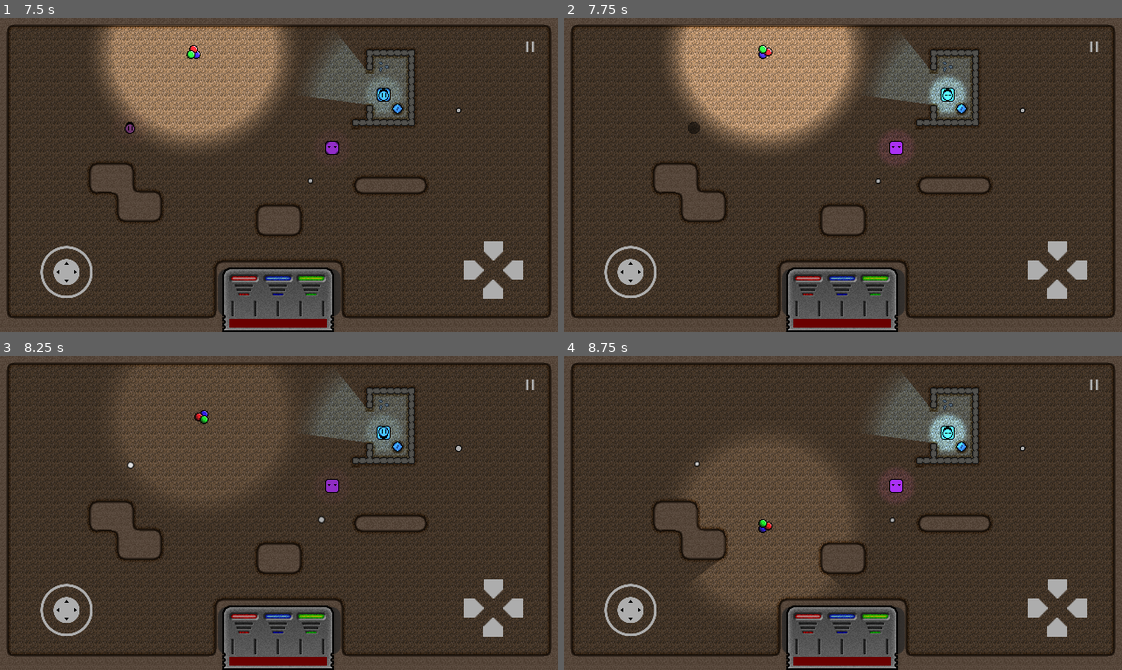
Above: before the commit, frames 1-4 (two rows, left to right).
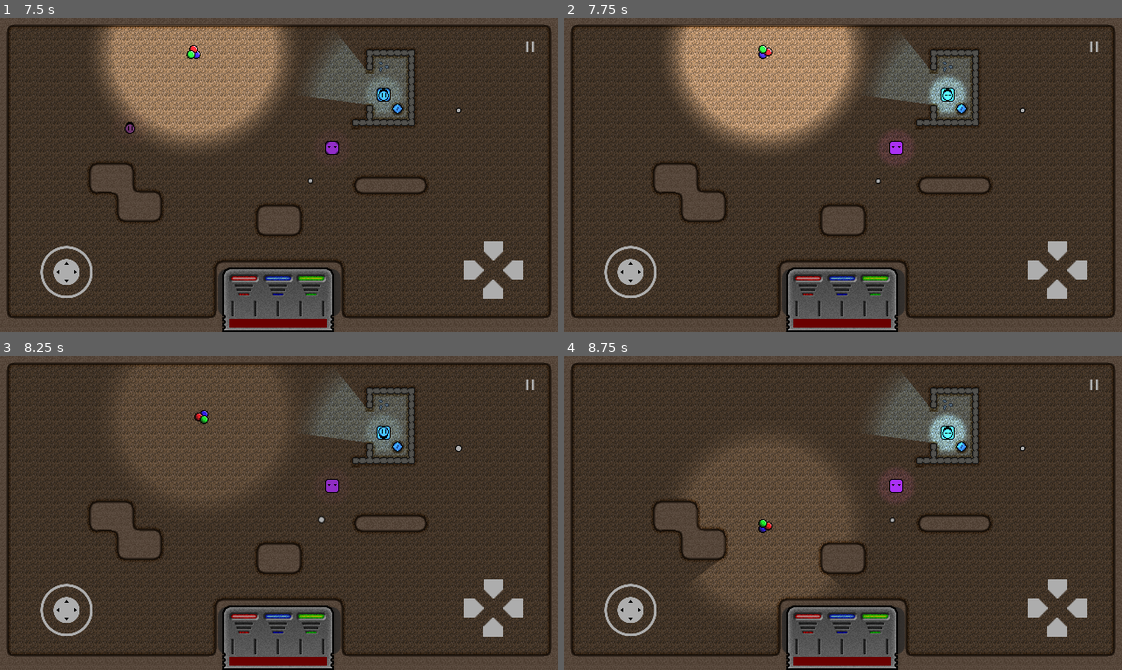
Above: after the commit, the same moments.

Repository: Degenerate-Games/shadows-below
Game: Godot game, scene res://scenes/levels/sprite_Test.tscn
Same seed, same stepped clock (60 frames per second), same inputs: the game is played once before the commit and once after it. This scene is started directly instead of the project's main scene.
Inputs (mouse positions are in pixels of both pictures, inside the frame that each line leads up to):
- Up to frame 1 (7.5 s): move the mouse to (251, 237) at 0.52 s; hold W (move_up) 0.53-1.25 s; tap one key every 1.5 s from 0.6 s: B (bake) K (mixing_ui_clear) J (mixing_ui_red) I (mixing_ui_blue) L (mixing_ui_green); click (251, 237) at 0.67 s; drag from (446, 222) to (189, 96) at 1.27 s; move the mouse to (111, 127) at 2.02 s; hold A (move_left) 2.03-2.75 s; drag from (306, 175) to (128, 127) at 2.77 s; move the mouse to (195, 96) at 3.52 s; hold S (move_down) 3.53-4.25 s; drag from (401, 159) to (251, 175) at 4.27 s; move the mouse to (167, 190) at 5.02 s; hold W (move_up) 5.03-5.75 s; click (167, 190) at 5.17 s; drag from (334, 105) to (167, 190) at 5.77 s; move the mouse to (251, 237) at 6.52 s; hold D (move_right) 6.53-7.25 s; drag from (446, 222) to (306, 181) at 7.27 s
- Up to frame 2 (7.75 s): no input
- Up to frame 3 (8.25 s): move the mouse to (111, 465) at 8.02 s; hold S (move_down) from 8.03 s (still down); tap B (bake) at 8.1 s
- Up to frame 4 (8.75 s): keep holding S (move_down)

Frame 1 is identical in both runs. In frame 2, less than 0.1% of the frame differs, in the area x 22-25%, y 33-37%; in frame 3, less than 0.1%; in frame 4, less than 0.1%.

Commit message:
Separate enemy health from color fixes #1

Diff:
--- a/scripts/enemies/enemy.gd
+++ b/scripts/enemies/enemy.gd
@@ -3,6 +3,7 @@
 @export var max_speed: int = 100
 @export var acceleration: int = 500
 @export_range(0, 8) var total_power: int = 8
+var power_remaining: int
 var target: Node2D
 var red: ColorValue
 var green: ColorValue
@@ -25,7 +26,7 @@
 	aura_pulse_timer = $AuraPulseTimer
 	animation_controller = $AnimatedSprite2D
 	navigation_agent = $NavigationAgent2D
-	var power_remaining = total_power
+	power_remaining = total_power
 
 	# Initialize the color values
 	red = ColorValue.new(floor(randf_range(0, min(power_remaining, 3))), 3)
@@ -33,6 +34,7 @@
 	green = ColorValue.new(floor(randf_range(0, min(power_remaining, 3))), 3)
 	power_remaining -= green.value
 	blue = ColorValue.new(min(power_remaining, 3), 3)
+	power_remaining = total_power
 
 	# Set the color of the point light
 	var color = Color(red.normalize(), green.normalize(), blue.normalize())
@@ -51,7 +53,6 @@
 	move_and_slide()
 
 func take_damage(damage: int):
-	var power_remaining = red.value + green.value + blue.value
 	# If damage would kill this enemy, destroy it and spawn a shadow
 	if damage > power_remaining:
 		var r = randf()
@@ -67,21 +68,9 @@
 			get_parent().add_child(drop)
 		queue_free()
 		return
-	# Otherwise, subtract the damage from a random color
-	var damage_remaining = damage
-	var colors = [red, green, blue]
-	colors.shuffle()
-	for color in colors:
-		if damage_remaining > color.value:
-			damage_remaining -= color.value
-			color.value = 0
-		else:
-			color.value -= damage_remaining
-			damage_remaining = 0
-			break
-	# Repeat the process if we have damage remaining
-	if damage_remaining > 0:
-		take_damage(damage_remaining)
+	# Otherwise, subtract the damage
+	power_remaining -= damage
+
 
 func set_target(tgt):
 	target = tgt
